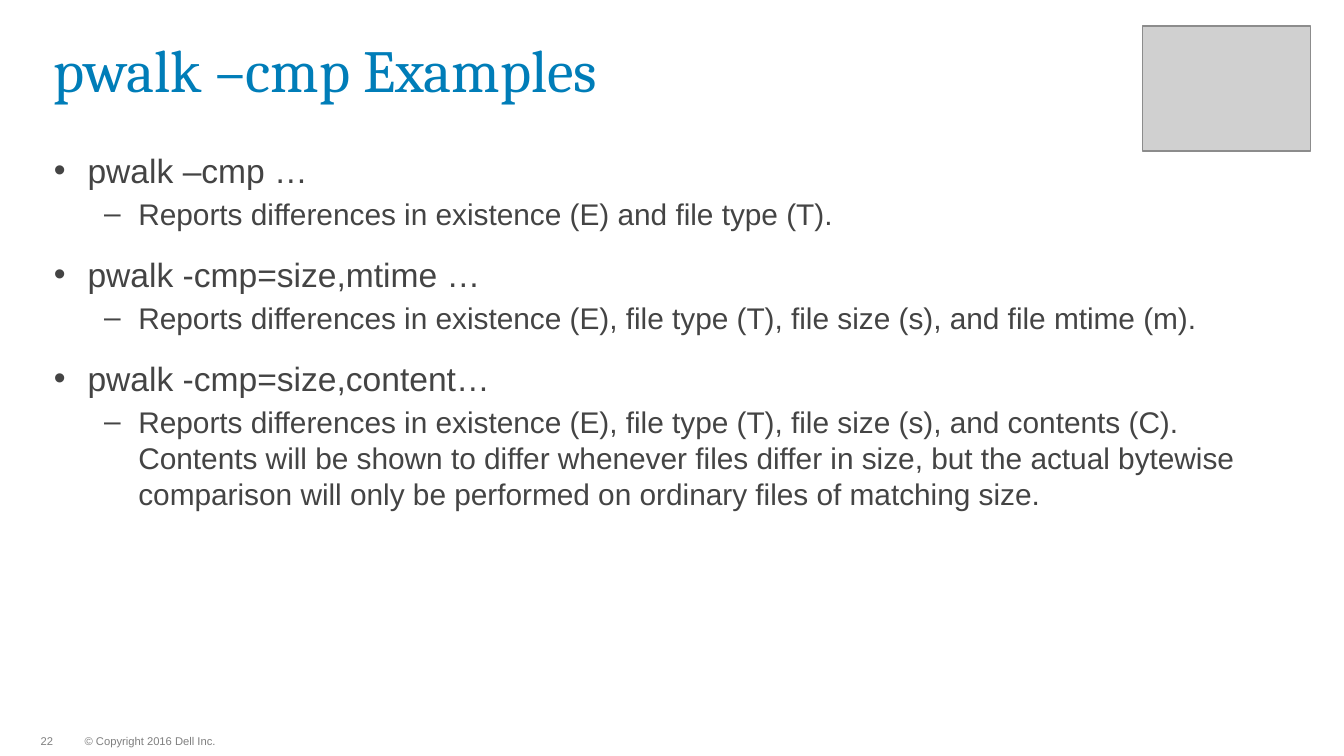
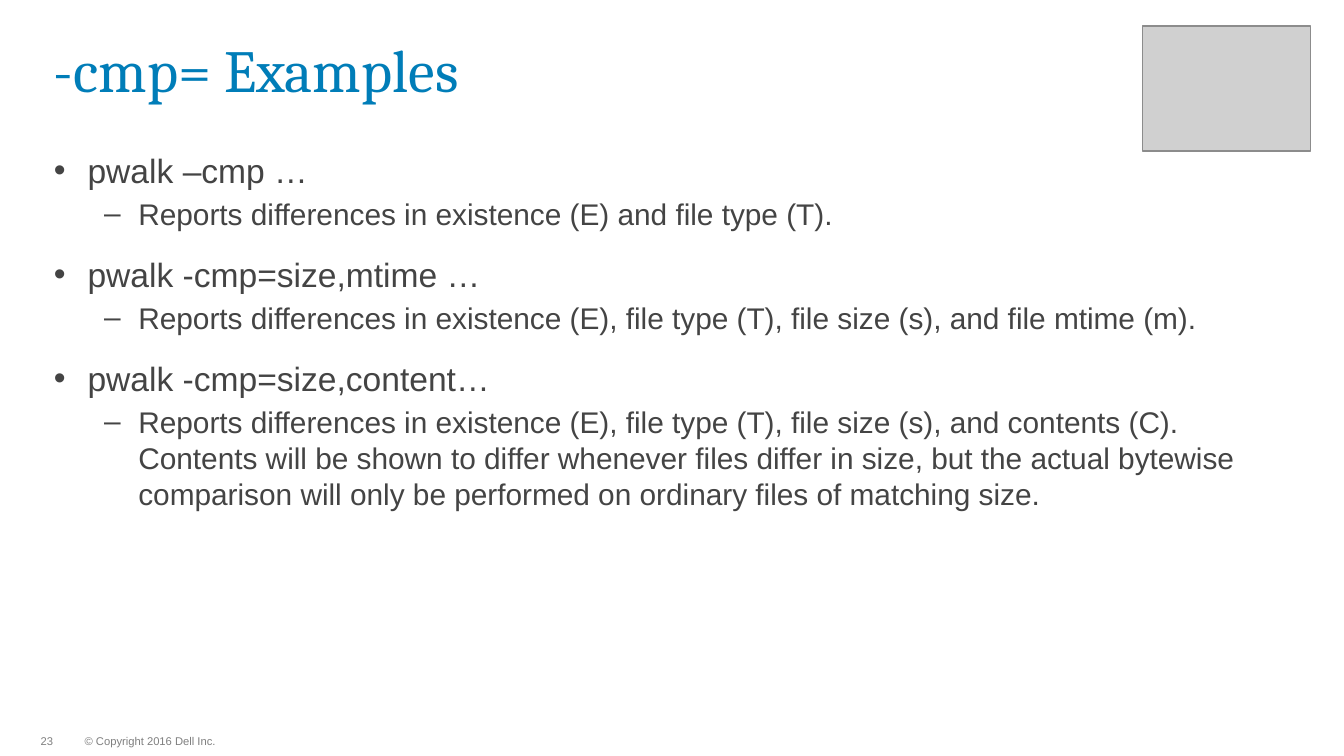
Before and after one commit to WhizBob/pwalk, a slide deck: slide 23 of doc/pwalk_slides.pptx (slide 22 before the commit). Drawn at 1344x756 pixels with LibreOffice and Linux fonts; fonts in the diff are those of the drawing; grey boxes stand for pictures; background and template pictures are left out. Boxes give left, top, right and bottom in pixels: in the first picture for what was removed or moved away, otherwise in the second. Text is boxed around its words. In the diff, an @@ line names an element or a change of style, - is before the commit and + after.

```diff
--- a/doc/pwalk_slides.pptx
+++ b/doc/pwalk_slides.pptx
@@ title at [54,50,459,105]: text changed @@
-pwalk –cmp Examples
+-cmp= Examples
```
Also in this commit, not shown: 12 other slides changed, 1 slide added, 1 other file.
